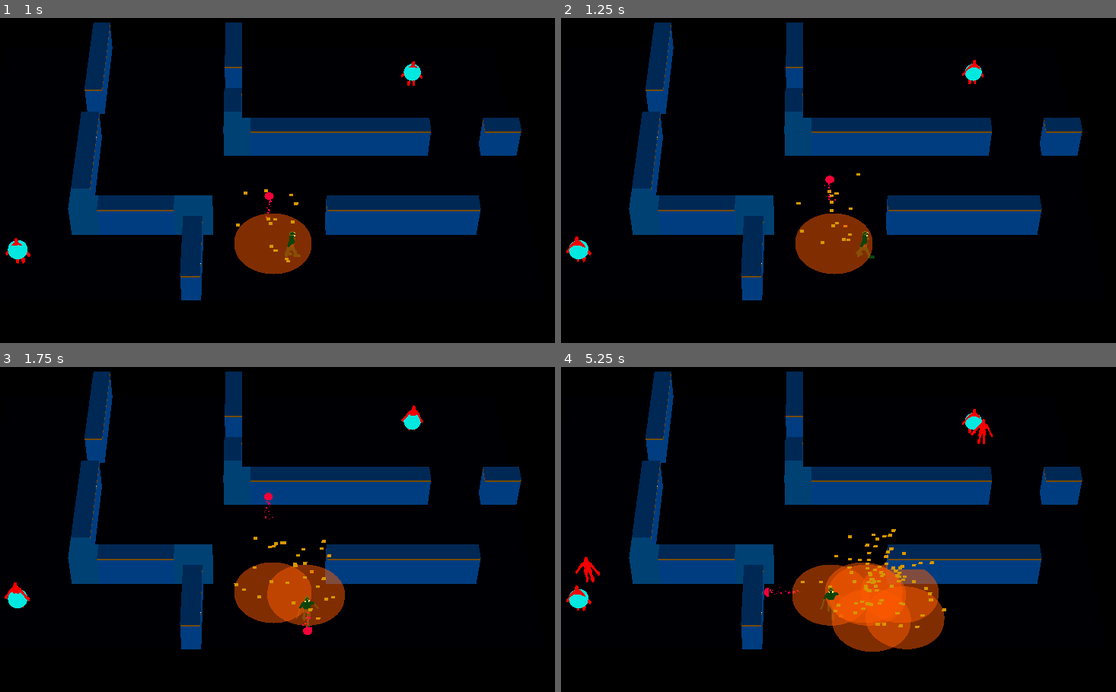
Above: before the commit, frames 1-4 (two rows, left to right).
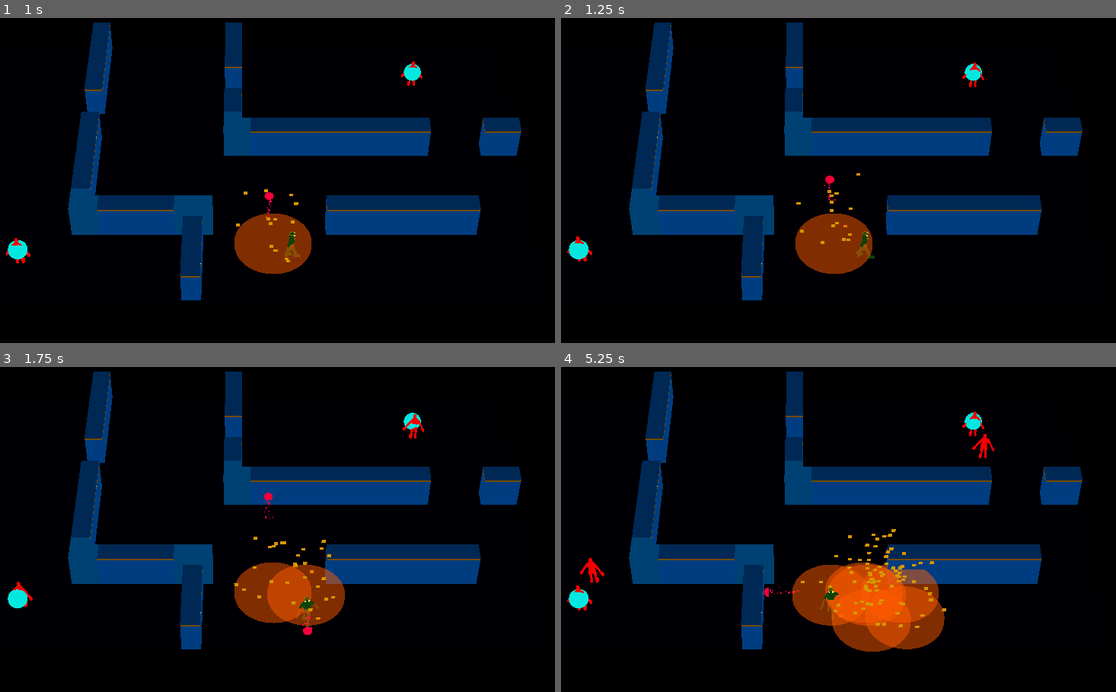
Above: after the commit, the same moments.

Repository: ralabate/30ddl
Game: Godot game, scene res://main.tscn
Same seed, same stepped clock (60 frames per second), same inputs: the game is played once before the commit and once after it.
Inputs:
- Up to frame 1 (1 s): tap Enter (ui_accept) at 0.5, 0.77 s; hold Right (ui_right) from 0.53 s (still down); tap A (player_mine) at 0.6 s
- Up to frame 2 (1.25 s): keep holding Right (ui_right)
- Up to frame 3 (1.75 s): release Right (ui_right) at 1.28 s; hold Down (ui_down) from 1.28 s (still down); tap A (player_mine) at 1.35 s; tap Enter (ui_accept) at 1.52 s
- Up to frame 4 (5.25 s): release Down (ui_down) at 2.03 s; hold Right (ui_right) 2.03-2.78 s; tap A (player_mine) every 0.75 s from 2.1 to 5.1 s; hold Up (ui_up) 2.78-3.53 s; tap Enter (ui_accept) at 3.02, 3.77, 4.52 s; hold Left (ui_left) 3.53-5.03 s; hold Down (ui_down) from 5.03 s (still down)

Frame 1 is identical in both runs. In frame 2, 0.1% of the frame differs, in the area x 0-77%, y 12-76%; in frame 3, 0.2%; in frame 4, 0.4%, in the area x 0-79%, y 12-76%.

Commit message:
nav mesh tweaks

Diff:
--- a/gauntlet/modular_level.tscn
+++ b/gauntlet/modular_level.tscn
@@ -6,9 +6,9 @@
 [ext_resource type="PackedScene" uid="uid://c3r2x4mms7d0u" path="res://level_assets/floor.tscn" id="4_tswju"]
 
 [sub_resource type="NavigationMesh" id="NavigationMesh_qc7lj"]
-vertices = PackedVector3Array(-8.75, 2, -2.5, -8.75, 2, -3.25, -10, 2, -3.5, -10, 2, -2.25, -14.5, 2, -9.5, -4, 2, 9.5, -4, 2, 6.25, -10, 2, 6, -14.5, 2, 9.5, -10, 2, -9.5, -7.75, 2, -2.25, -7.75, 2, -3.75, -2, 2, 0, -2, 2, -4.25, -0.75, 2, -4.5, -0.75, 2, -5.25, -2, 2, -5.5, -2, 2, -9.5, -7.75, 2, -9.5, -1.75, 2, 4, -1.5, 2, 0.25, -7.5, 2, 4, 0.25, 2, -4.25, 0.25, 2, -5.75, 0.25, 2, -9.5, 0.5, 2, -2, 10.5, 2, -2, 14.5, 2, -9.5, 10.75, 2, -1, 12.5, 2, -1, 12.75, 2, -2, 14.5, 2, -2, -1, 4, -1.75, -1, 4, -1, -0.25, 4, -1, 12.5, 2, 4, 12.75, 2, 5, 14.5, 2, 5, 14.5, 2, 0.25, 12.75, 2, 0.25, 10.5, 2, 0.25, 3.75, 2, 4, 3.25, 2, 0.25, 3.5, 2, 4.5, -1.25, 2, 5.75, -1.75, 2, 6, -1.75, 2, 9.5, 5, 2, 9.5, 5.25, 2, 6.25, 3.5, 2, 6, -1.25, 2, 4.25, -9, 4, 4.25, -9, 4, 5, -8.25, 4, 5, -3.25, 4, 5.75, -2.5, 4, 5.5, -2.5, 4, 5, -3.75, 4, 5, 12.25, 2, 6.25, 14.5, 2, 9.5)
+vertices = PackedVector3Array(-8.75, 1, -2.5, -8.75, 1, -3.25, -10, 1, -3.5, -10, 1, -2.25, -14.5, 1, -9.5, -4, 1, 9.5, -4, 1, 6.25, -10, 1, 6, -14.5, 1, 9.5, -10, 1, -9.5, -7.75, 1, -2.25, -7.75, 1, -3.75, -2, 1, 0, -2, 1, -4.25, -0.75, 1, -4.5, -0.75, 1, -5.25, -2, 1, -5.5, -2, 1, -9.5, -7.75, 1, -9.5, -1.75, 1, 4, -1.5, 1, 0.25, -7.5, 1, 4, 0.25, 1, -4.25, 0.25, 1, -5.75, 0.25, 1, -9.5, 0.5, 1, -2, 10.5, 1, -2, 14.5, 1, -9.5, 10.75, 1, -1, 12.5, 1, -1, 12.75, 1, -2, 14.5, 1, -2, -1, 3, -1.75, -1, 3, -1, -0.25, 3, -1, 12.5, 1, 4, 12.75, 1, 5, 14.5, 1, 5, 14.5, 1, 0.25, 12.75, 1, 0.25, 10.5, 1, 0.25, 3.75, 1, 4, 3.25, 1, 0.25, 3.5, 1, 4.5, -1.25, 1, 5.75, -1.75, 1, 6, -1.75, 1, 9.5, 5, 1, 9.5, 5.25, 1, 6.25, 3.5, 1, 6, -1.25, 1, 4.25, -9, 3, 4.25, -9, 3, 5, -8.25, 3, 5, -3.25, 3, 5.75, -2.5, 3, 5.5, -2.5, 3, 5, -3.75, 3, 5, 12.25, 1, 6.25, 14.5, 1, 9.5)
 polygons = [PackedInt32Array(0, 3, 1), PackedInt32Array(1, 3, 2), PackedInt32Array(4, 2, 3), PackedInt32Array(6, 5, 7), …(1545 unchanged characters)…
-cell_height = 1.0
+cell_height = 0.5
 agent_height = 2.0
 
 [node name="ModularLevel" type="NavigationRegion3D"]
